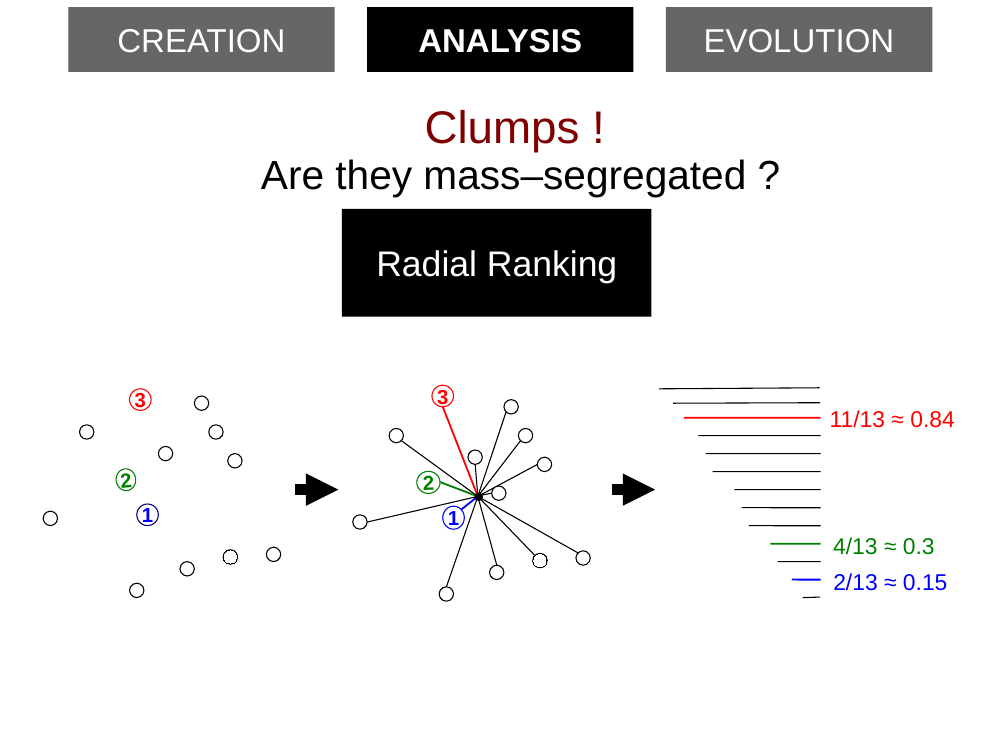
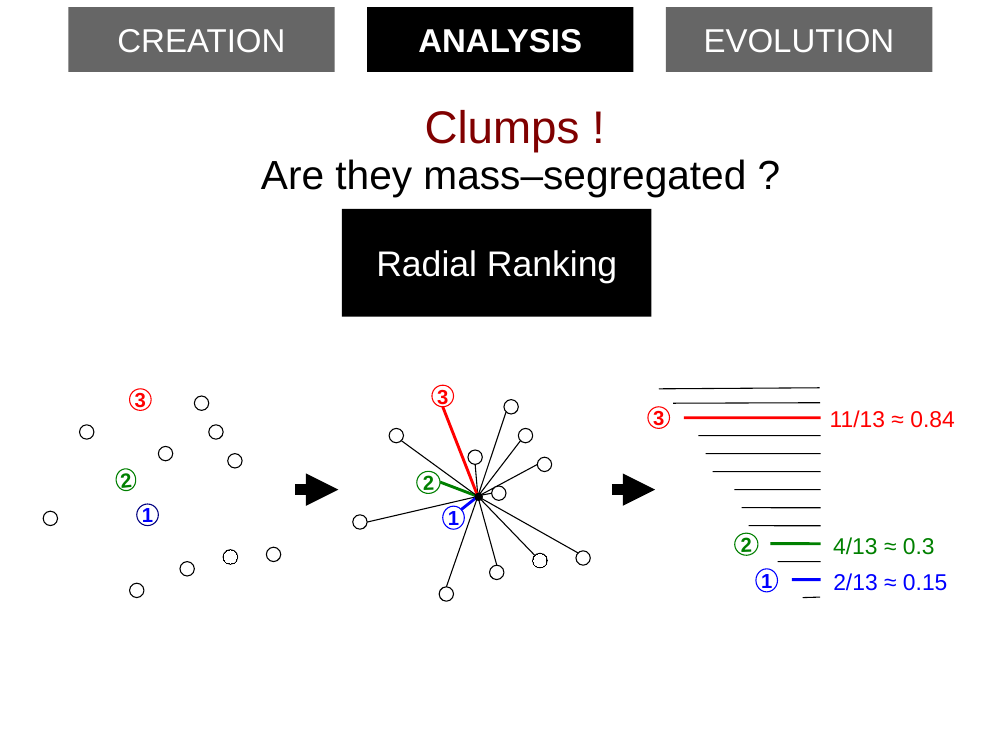
Before and after one commit to dorvaljulien/Thesis, a slide deck: slide 1 of Figures/2_radial ranking.odp. Drawn at 1008x756 pixels with LibreOffice and Linux fonts; fonts in the diff are those of the drawing. Boxes give left, top, right and bottom in pixels: in the first picture for what was removed or moved away, otherwise in the second. Text is boxed around its words. In the diff, an @@ line names an element or a change of style, - is before the commit and + after.

```diff
--- a/Figures/2_radial ranking.odp
+++ b/Figures/2_radial ranking.odp
@@ line (443, 407) - (478, 497): stroke #FF0000 1.42 pt to #FF0000 2.27 pt @@
@@ ellipse added at [649, 407, 670, 429], fill #FFFFFF, outline #FF0000 0.85 pt, 16 pt, text #FF0000, bold @@
+3
@@ line (440, 482) - (478, 497): stroke #008000 1.42 pt to #008000 2.27 pt @@
@@ ellipse added at [735, 533, 759, 556], fill #FFFFFF, outline #008000 0.85 pt, 16 pt, text #008000, bold @@
+2
@@ ellipse added at [756, 569, 778, 592], fill #FFFFFF, outline #0000FF 0.85 pt, 16 pt, text #0000FF, bold @@
+1
```
Also in this commit, not shown: 57 other files.
